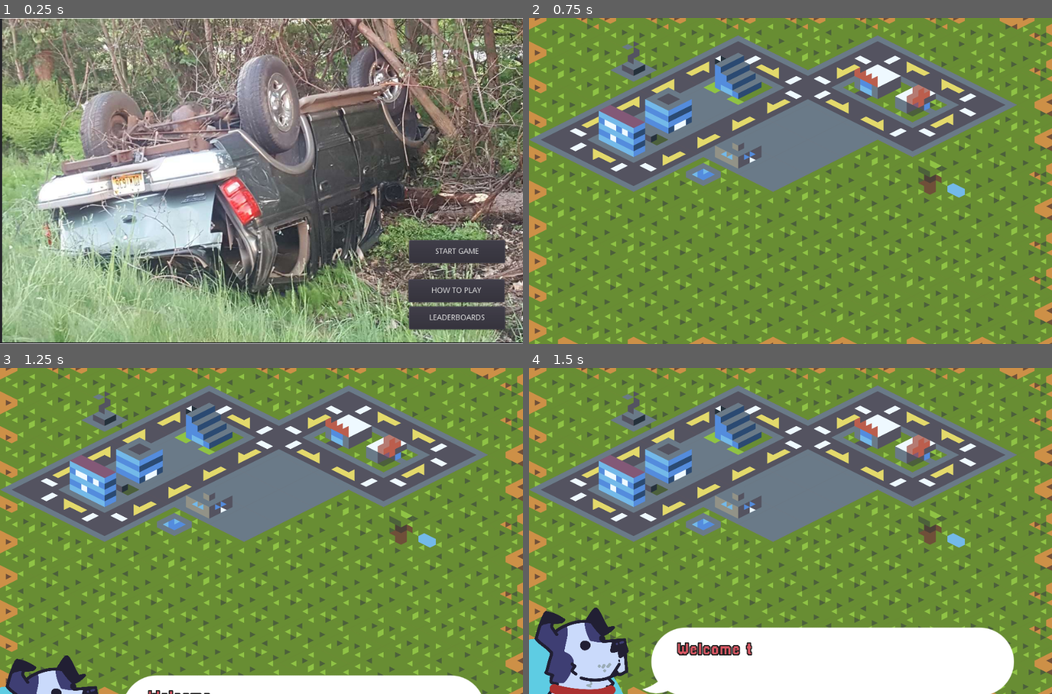
Above: before the commit, frames 1-4 (two rows, left to right).
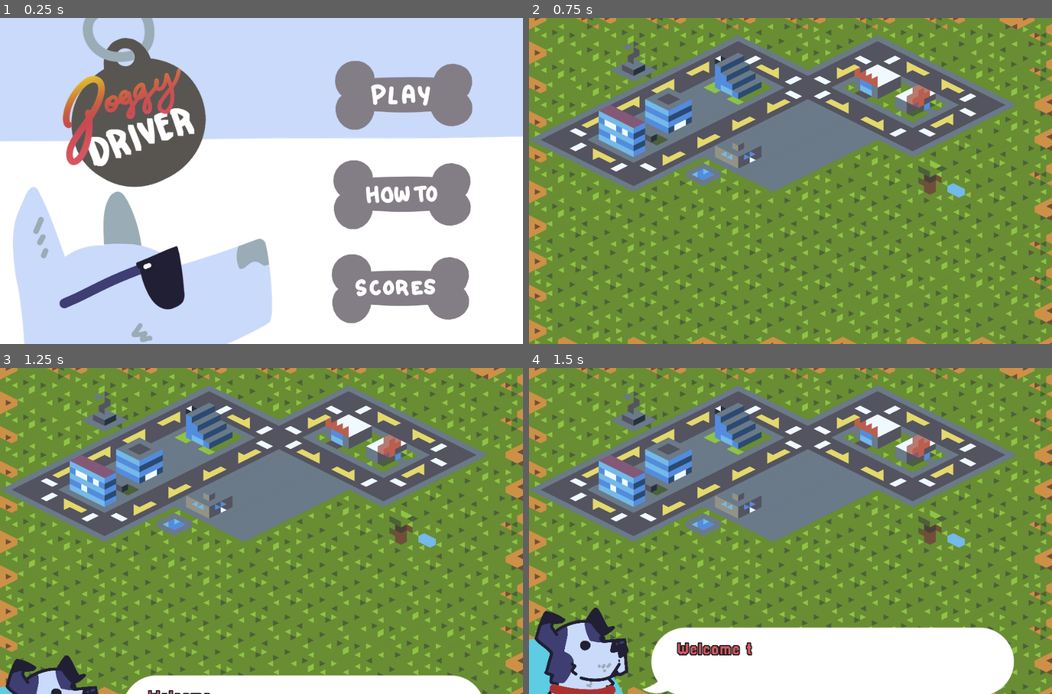
Above: after the commit, the same moments.

Repository: DevinPentecost/gmtkjam-2019
Game: Godot game, scene res://main_scenes/main_menu.tscn
Two runs of this game, one before a commit and one after it. Both use one fixed random seed, a clock stepped at 60 frames per second and the inputs below. Sound files missing from this copy of the repository are replaced by a short silence.
Inputs (mouse positions are in pixels of both pictures, inside the frame that each line leads up to; where the layout moved, square brackets give the same spot in the first picture):
- Up to frame 1 (0.25 s): no input
- Up to frame 2 (0.75 s): click (931, 194) [984, 291] at 0.5 s
- Up to frame 3 (1.25 s): no input
- Up to frame 4 (1.5 s): tap Enter at 1.25 s; move the mouse to (905, 514) at 1.27 s; hold Right (player_turn_right) from 1.28 s (still down); hold Up (player_turn_straight) from 1.28 s (still down); click (905, 514) at 1.42 s

The runs differ from the first frame. In frame 1, 97% of the frame differs, in the area x 0-100%, y 0-100%; in frame 2, nothing differs; in frame 3, nothing differs; in frame 4, nothing differs.

Commit message:
main menu and tweaks

Diff:
--- a/project/main_scenes/main_menu.tscn
+++ b/project/main_scenes/main_menu.tscn
@@ -1,8 +1,14 @@
-[gd_scene load_steps=4 format=2]
+[gd_scene load_steps=10 format=2]
 
 [ext_resource path="res://main_scenes/main_menu.gd" type="Script" id=1]
-[ext_resource path="res://2d_resources/20180528-205447-jpg.jpg" type="Texture" id=2]
-[ext_resource path="res://audio_resources/bgm.ogg" type="AudioStream" id=3]
+[ext_resource path="res://2d_resources/title.png" type="Texture" id=2]
+[ext_resource path="res://2d_resources/button_play_inactive.png" type="Texture" id=3]
+[ext_resource path="res://2d_resources/button_play_active.png" type="Texture" id=4]
+[ext_resource path="res://2d_resources/button_howto_inactive.png" type="Texture" id=5]
+[ext_resource path="res://2d_resources/button_howto_active.png" type="Texture" id=6]
+[ext_resource path="res://2d_resources/button_scores_inactive.png" type="Texture" id=7]
+[ext_resource path="res://2d_resources/button_scores_active.png" type="Texture" id=8]
+[ext_resource path="res://audio_resources/bgm.ogg" type="AudioStream" id=9]
 
 [node name="node_toplevel" type="Node2D"]
 script = ExtResource( 1 )
@@ -20,36 +26,42 @@
 margin_bottom = 39.0
 
 [node name="20180528-205447-jpg" type="Sprite" parent="panel_primary/background_image"]
-position = Vector2( 483.71, 299.292 )
-scale = Vector2( 0.754988, 0.827907 )
 texture = ExtResource( 2 )
+centered = false
 
-[node name="button_start" type="Button" parent="panel_primary"]
-margin_left = 751.681
-margin_top = 408.432
-margin_right = 927.681
-margin_bottom = 450.432
+[node name="button_start" type="TextureButton" parent="panel_primary"]
+margin_left = 258.0
+margin_top = 139.0
+margin_right = 770.0
+margin_bottom = 395.0
+rect_scale = Vector2( 0.6, 0.6 )
 rect_pivot_offset = Vector2( 834, -195 )
-text = "START GAME"
+texture_normal = ExtResource( 3 )
+texture_hover = ExtResource( 4 )
 
-[node name="button_howto" type="Button" parent="panel_primary"]
-margin_left = 750.681
-margin_top = 480.432
-margin_right = 926.681
-margin_bottom = 522.432
+[node name="button_howto" type="TextureButton" parent="panel_primary"]
+margin_left = 255.0
+margin_top = 322.0
+margin_right = 767.0
+margin_bottom = 578.0
+rect_scale = Vector2( 0.6, 0.6 )
 rect_pivot_offset = Vector2( 834, -195 )
-text = "HOW TO PLAY"
+texture_normal = ExtResource( 5 )
+texture_hover = ExtResource( 6 )
 
-[node name="button_leaderboard" type="Button" parent="panel_primary"]
-margin_left = 751.681
-margin_top = 530.432
-margin_right = 927.681
-margin_bottom = 572.432
-text = "LEADERBOARDS"
+[node name="button_leaderboard" type="TextureButton" parent="panel_primary"]
+margin_left = 252.0
+margin_top = 495.0
+margin_right = 764.0
+margin_bottom = 751.0
+rect_scale = Vector2( 0.6, 0.6 )
+rect_pivot_offset = Vector2( 834, -195 )
+texture_normal = ExtResource( 7 )
+texture_hover = ExtResource( 8 )
 
 [node name="AudioStreamPlayer" type="AudioStreamPlayer" parent="."]
-stream = ExtResource( 3 )
-volume_db = -30.0
+stream = ExtResource( 9 )
+volume_db = -15.0
 autoplay = true
 [connection signal="pressed" from="panel_primary/button_start" to="." method="_on_button_start_pressed"]
 [connection signal="pressed" from="panel_primary/button_howto" to="." method="_on_button_howto_pressed"]
--- a/project/objects/car/Car.tscn
+++ b/project/objects/car/Car.tscn
@@ -20,7 +20,7 @@
 
 [node name="Sprite" type="Sprite" parent="."]
 self_modulate = Color( 1, 0.52549, 0.52549, 1 )
-scale = Vector2( 0.5, 0.5 )
+scale = Vector2( 0.3, 0.3 )
 texture = ExtResource( 2 )
 
 [node name="LeftBlinker" type="Sprite" parent="Sprite"]
--- a/project/objects/car/PlayerCar.tscn
+++ b/project/objects/car/PlayerCar.tscn
@@ -14,7 +14,8 @@
 [node name="PlayerCamera" parent="." index="0" instance=ExtResource( 3 )]
 
 [node name="Sprite" parent="." index="2"]
-self_modulate = Color( 0.227451, 0.8, 1, 1 )
+self_modulate = Color( 1, 1, 1, 1 )
+scale = Vector2( 0.3, 0.3 )
 
 [node name="driving_engine_sound" parent="." index="6" instance=ExtResource( 4 )]
 
--- a/project/scenes/test/car_test.tscn
+++ b/project/scenes/test/car_test.tscn
@@ -209,15 +209,11 @@
 
 [node name="Car" parent="." instance=ExtResource( 6 )]
 position = Vector2( 94.421, -138.219 )
-road_graph = NodePath("../RoadGraph")
-target_graph_node = NodePath("../RoadGraph/RoadGraphNodes/RoadGraphNode15")
 
 [node name="PlayerCar" parent="." groups=[
 "traffic",
 ] instance=ExtResource( 7 )]
 position = Vector2( 0, 480.044 )
-road_graph = NodePath("../RoadGraph")
-target_graph_node = NodePath("../RoadGraph/RoadGraphNodes/RoadGraphNode")
 
 [node name="Landmarks" parent="." instance=ExtResource( 8 )]
 
@@ -244,9 +240,6 @@
 [node name="DestinationPin" parent="PassengerController" index="1"]
 position = Vector2( -115.467, -71.6689 )
 
-[node name="PinPointer" parent="PassengerController" index="3"]
-player = NodePath("../../PlayerCar")
-
 [node name="MainGUI" parent="." instance=ExtResource( 11 )]
 [connection signal="time_up" from="GameController" to="MainGUI" method="_on_GameController_time_up"]
 [connection signal="passenger_dropped_off" from="PassengerController" to="GameController" method="_on_PassengerController_passenger_dropped_off"]
Not shown, added: project/2d_resources/button_active.png.import
Binary file added: project/2d_resources/button_howto_active.png
Not shown, added: project/2d_resources/button_howto_active.png.import
Binary file added: project/2d_resources/button_howto_inactive.png
Not shown, added: project/2d_resources/button_howto_inactive.png.import
Not shown, added: project/2d_resources/button_inactive.png.import
Binary file added: project/2d_resources/button_play_active.png
Not shown, added: project/2d_resources/button_play_active.png.import
Binary file added: project/2d_resources/button_play_inactive.png
Not shown, added: project/2d_resources/button_play_inactive.png.import
Binary file added: project/2d_resources/button_scores_active.png
Not shown, added: project/2d_resources/button_scores_active.png.import
(and 4 more such lines)
